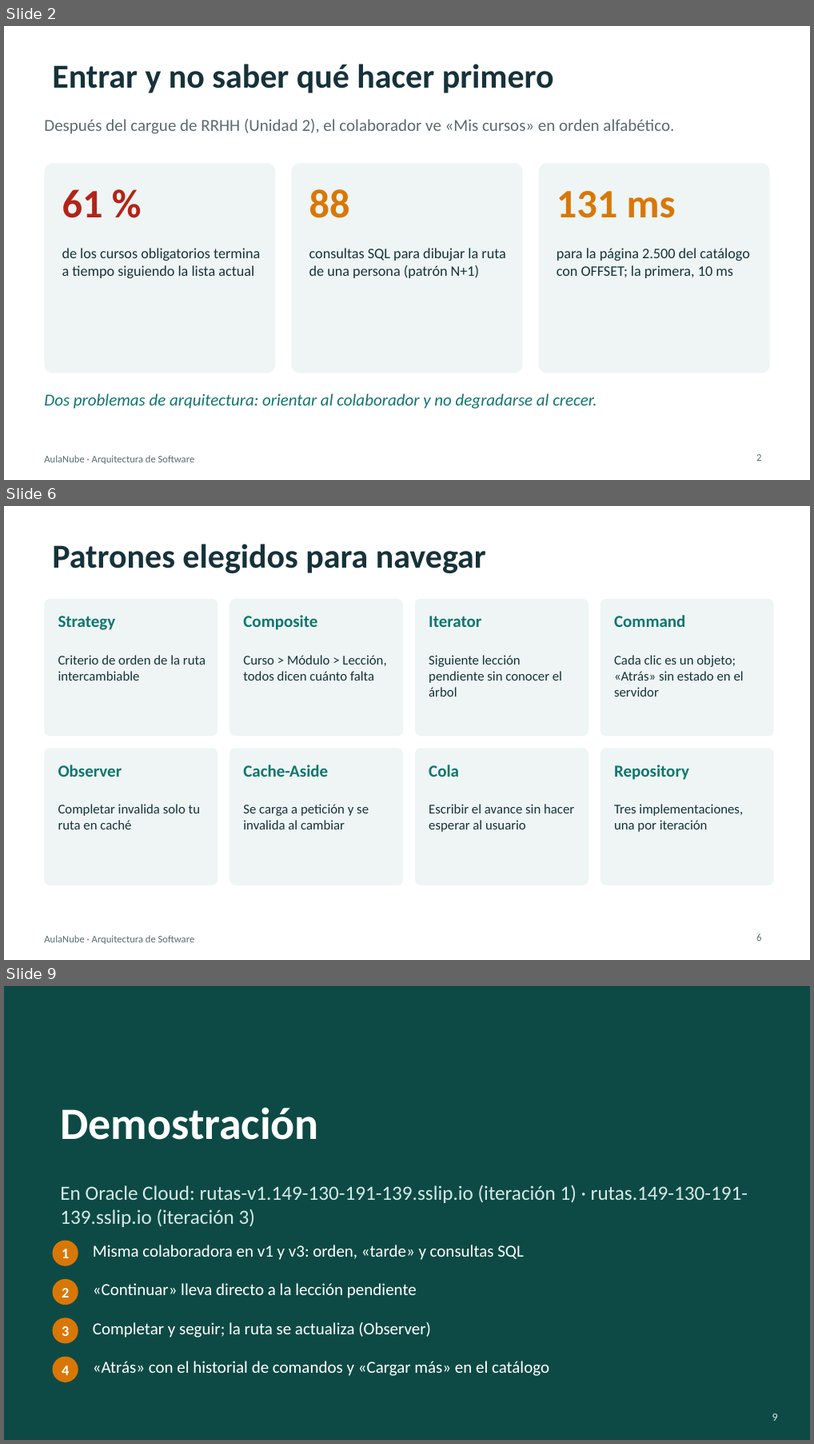
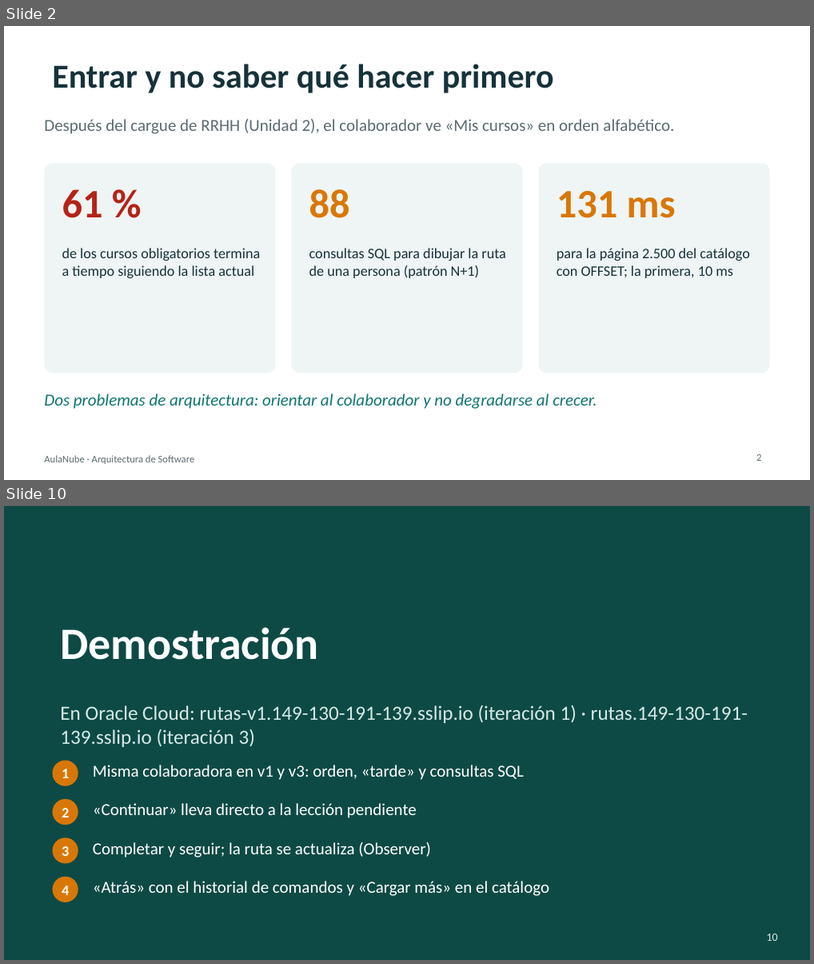
Before and after one commit to augustocco/aulanube-rutas, a slide deck: docs/presentacion/Presentacion-AulaNube-Rutas.pptx. Shown one above the other, each under a label of ours: slides 2, 6 and 9 before the commit, slides 2 and 10 after it; the slides between them are not shown. The pictures are 814x1444 and 814x964 pixels, drawn with LibreOffice and Linux fonts; fonts in the diff are those of the drawing. Boxes give left, top, right and bottom in pixels: in the first picture for what was removed or moved away, otherwise in the second. Text is boxed around its words. In the diff, an @@ line names an element or a change of style, - is before the commit and + after.

```diff
--- a/docs/presentacion/Presentacion-AulaNube-Rutas.pptx
+++ b/docs/presentacion/Presentacion-AulaNube-Rutas.pptx
@@ slide 6 removed at (x1=4, y1=506, x2=810, y2=960), background #FFFFFF; not listed: 1 template element that a slide beside it also shows @@
@@ title removed at (x1=52, y1=544, x2=486, y2=573) @@
-Patrones elegidos para navegar
@@ rounded rectangle removed at (x1=44, y1=599, x2=218, y2=736) @@
@@ rounded rectangle removed at (x1=230, y1=599, x2=403, y2=736) @@
@@ rounded rectangle removed at (x1=415, y1=599, x2=589, y2=736) @@
@@ rounded rectangle removed at (x1=601, y1=599, x2=774, y2=736) @@
@@ text removed at (x1=58, y1=616, x2=116, y2=630) @@
-Strategy
@@ text removed at (x1=243, y1=615, x2=318, y2=630) @@
-Composite
@@ text removed at (x1=429, y1=616, x2=482, y2=627) @@
-Iterator
@@ text removed at (x1=614, y1=615, x2=686, y2=627) @@
-Command
@@ text removed at (x1=58, y1=655, x2=206, y2=680) @@
-Criterio de orden de la ruta intercambiable
@@ text removed at (x1=243, y1=655, x2=386, y2=680) @@
-Curso > Módulo > Lección, todos dicen cuánto falta
@@ text removed at (x1=429, y1=655, x2=562, y2=696) @@
-Siguiente lección pendiente sin conocer el árbol
@@ text removed at (x1=614, y1=655, x2=744, y2=696) @@
-Cada clic es un objeto; «Atrás» sin estado en el servidor
@@ rounded rectangle removed at (x1=44, y1=748, x2=218, y2=885) @@
@@ text removed at (x1=58, y1=764, x2=122, y2=776) @@
-Observer
@@ rounded rectangle removed at (x1=230, y1=748, x2=403, y2=885) @@
@@ text removed at (x1=243, y1=764, x2=328, y2=776) @@
-Cache-Aside
@@ rounded rectangle removed at (x1=415, y1=748, x2=589, y2=885) @@
@@ text removed at (x1=429, y1=764, x2=459, y2=776) @@
-Cola
@@ rounded rectangle removed at (x1=601, y1=748, x2=774, y2=885) @@
@@ text removed at (x1=614, y1=764, x2=690, y2=780) @@
-Repository
@@ text removed at (x1=58, y1=804, x2=200, y2=829) @@
-Completar invalida solo tu ruta en caché
@@ text removed at (x1=243, y1=804, x2=369, y2=829) @@
-Se carga a petición y se invalida al cambiar
@@ text removed at (x1=429, y1=804, x2=574, y2=832) @@
-Escribir el avance sin hacer esperar al usuario
@@ text removed at (x1=614, y1=804, x2=743, y2=832) @@
-Tres implementaciones, una por iteración
@@ page number removed at (x1=757, y1=933, x2=762, y2=940) @@
-6
@@ what was slide 9 is now slide 10 @@
@@ page number at (x1=767, y1=933, x2=778, y2=940): text changed @@
-9
+10
```
Also in this commit, not shown: 1 slide changed, 6 slides added, 4 other slides removed, 7 other files.
